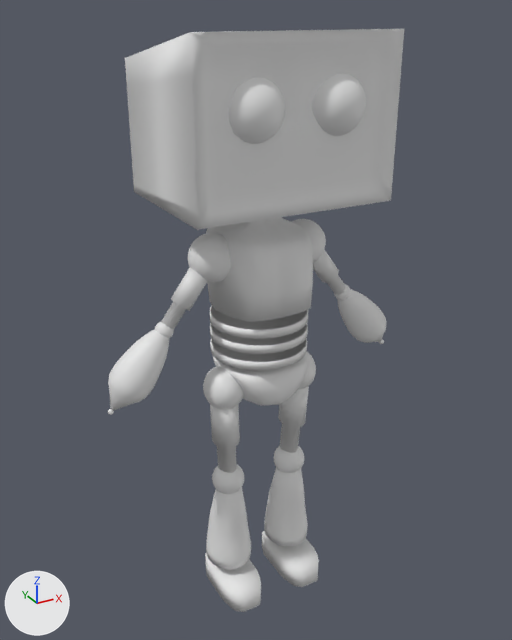
One commit to the Blender file BlenderCharacters/Hans/Hans.blend: the scene before it, then after it.
Rendered twice from a camera (50 mm lens) standing at (-6.58, -11.82, 12.64) and looking at (0.13, 0.38, 6.54). Every picture has the same lights, and +X, +Y and +Z are marked at lower left.
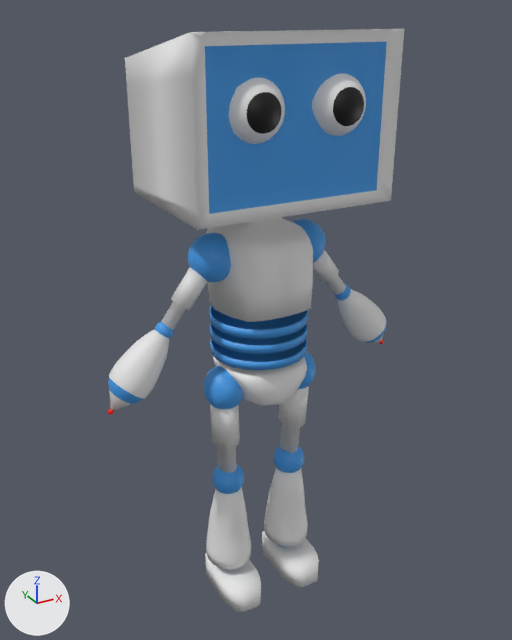
Changed parts and their boxes (x1, y1, x2, y2) in the pictures (512 x 640 px):
'Cube', recoloured (white to blue): (108, 39, 390, 574) in both

Diff of the bpy script that builds the scene:
```diff
--- a/BlenderCharacters/Hans/Hans.blend.py
+++ b/BlenderCharacters/Hans/Hans.blend.py
@@ mat_lightblue @@
 mat_lightblue = principled_material('LightBlue')
-mat_lightblue.base_color = (0.8, 0.8, 0.8)  # white #e7e7e7
+mat_lightblue.base_color = (0.0535, 0.326, 0.8)  # blue #419be7
@@ mat_black @@
 mat_black = principled_material('Black')
-mat_black.base_color = (0.8, 0.8, 0.8)  # white #e7e7e7
+mat_black.base_color = (0.0, 0.0, 0.0)  # black #000000
```
